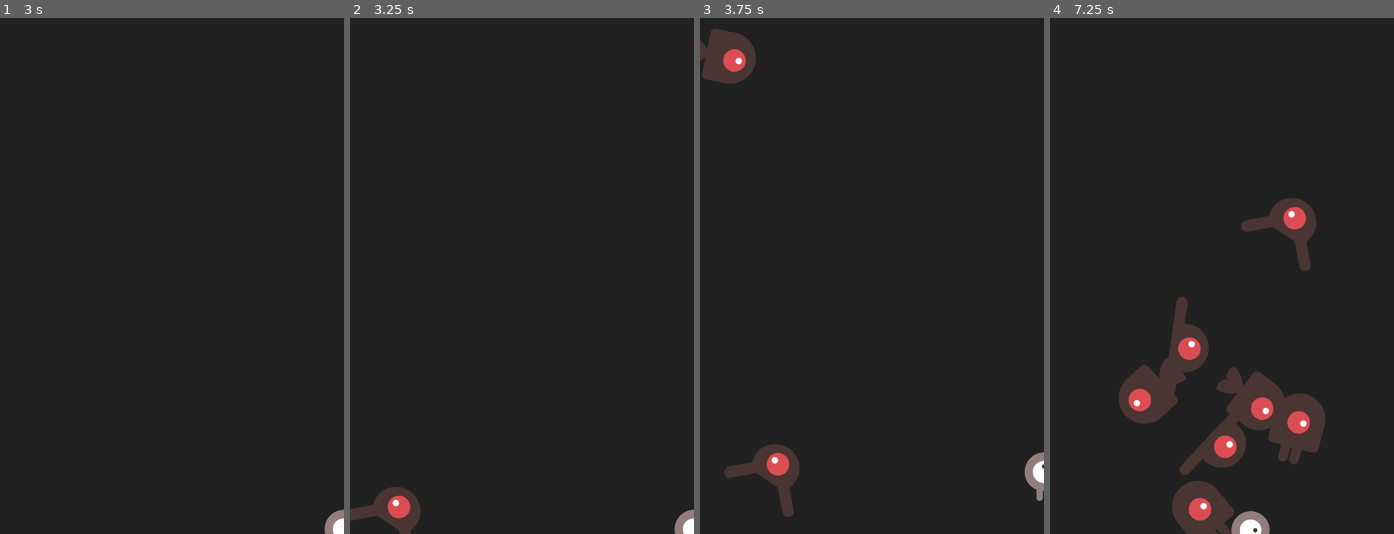
Above: before the commit, frames 1-4 (left to right).
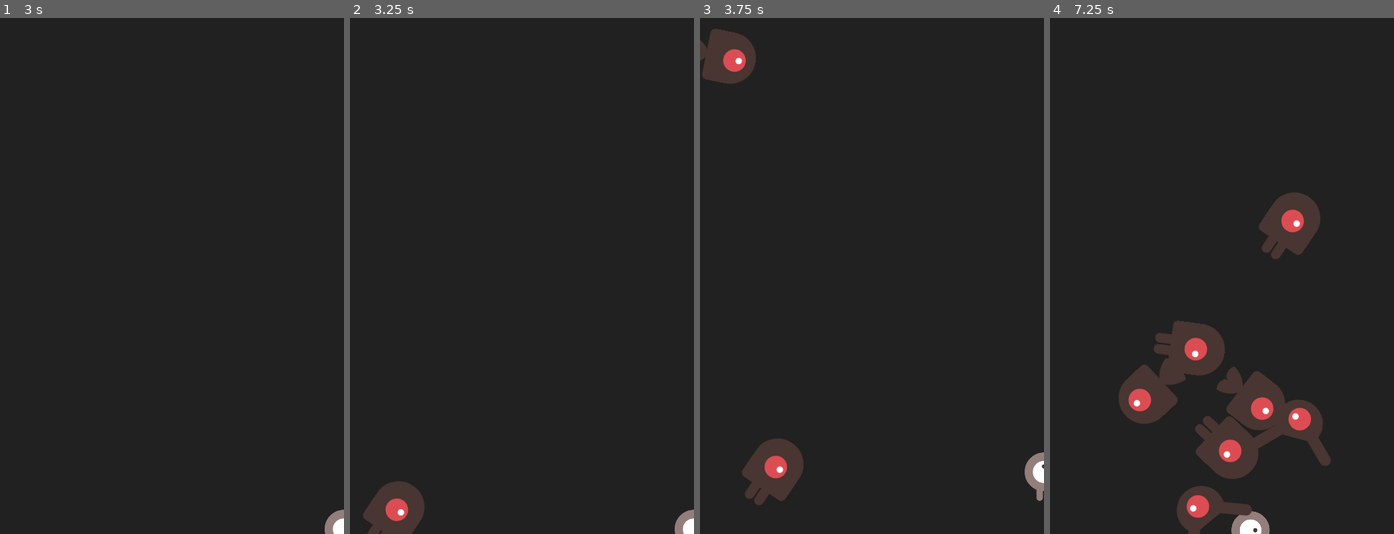
Above: after the commit, the same moments.

Repository: junkajii/dodge-the-creeps
Game: Godot game, scene res://Main.tscn
Two runs of this game, one before a commit and one after it. Both use one fixed random seed, a clock stepped at 60 frames per second and the inputs below.
Inputs:
- Up to frame 1 (3 s): click "Start" at 0.5 s; tap Enter at 1.25 s; hold Right (ui_right) 1.28-2.03 s; hold Down (ui_down) 2.03-2.78 s; hold Right (ui_right) from 2.78 s (still down)
- Up to frame 2 (3.25 s): keep holding Right (ui_right)
- Up to frame 3 (3.75 s): release Right (ui_right) at 3.53 s; hold Up (ui_up) from 3.53 s (still down)
- Up to frame 4 (7.25 s): release Up (ui_up) at 4.28 s; hold Left (ui_left) 4.28-5.78 s; hold Down (ui_down) 5.78-6.53 s; hold Right (ui_right) from 6.53 s (still down)

Frame 1 is identical in both runs. In frame 2, 0.7% of the frame differs, in the area x 0-22%, y 89-100%; in frame 3, 1.0%; in frame 4, 4.7%, in the area x 30-82%, y 33-100%.

Commit message:
:recycle: refactor mob code

Diff:
--- a/Mob.gd
+++ b/Mob.gd
@@ -2,7 +2,8 @@
 
 export var min_speed = 150
 export var max_speed = 250
-var mob_types = ["walk", "swin", "fly"]
+
+onready var mob_types = $AnimatedSprite.frames.get_animation_names()
 
 
 func _ready():
